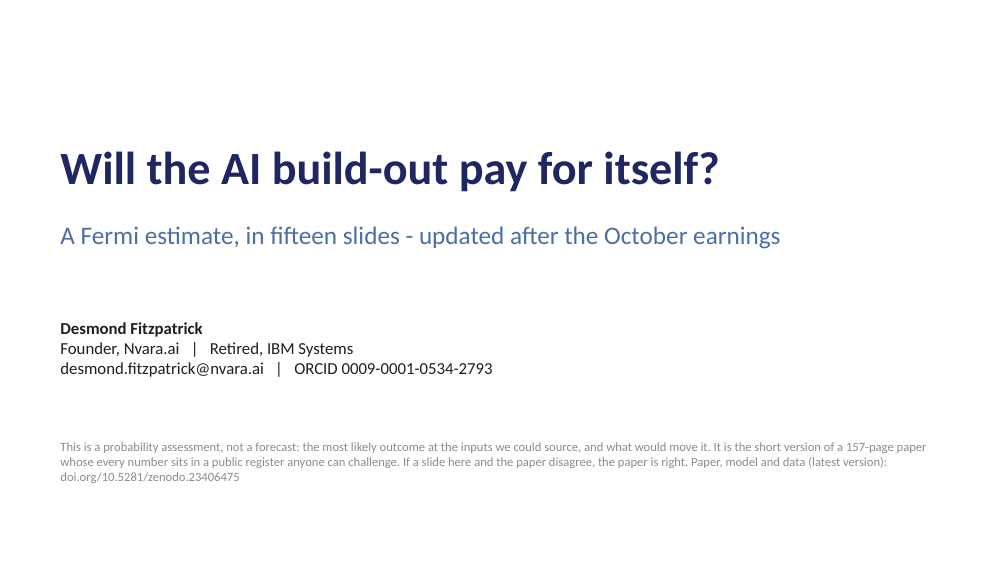
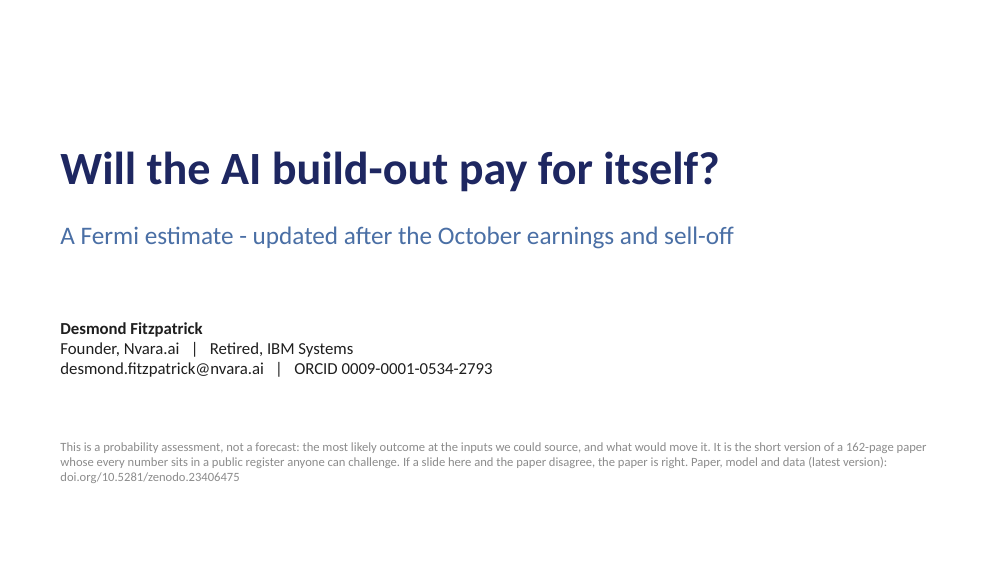
Before and after one commit to desfitz/ai-compute-limits, a slide deck: slide 1 of paper/easy_deck_v29.pptx. Drawn at 1008x567 pixels with LibreOffice and Linux fonts; fonts in the diff are those of the drawing. Boxes give left, top, right and bottom in pixels: in the first picture for what was removed or moved away, otherwise in the second. Text is boxed around its words. In the diff, an @@ line names an element or a change of style, - is before the commit and + after.

```diff
--- a/paper/easy_deck_v29.pptx
+++ b/paper/easy_deck_v29.pptx
@@ text at box(60, 226, 734, 249): text changed @@
-A Fermi estimate, in fifteen slides - updated after the October earnings
+A Fermi estimate - updated after the October earnings and sell-off
@@ text at box(60, 442, 927, 483): text changed @@
-This is a probability assessment, not a forecast: the most likely outcome at the inputs we could source, and what would move it. It is the short version of a 157-page paper whose every number sits in a public register anyone can challenge. If a slide here and the paper disagree, the paper is right. Paper, model and data (latest version): doi.org/10.5281/zenodo.23406475
+This is a probability assessment, not a forecast: the most likely outcome at the inputs we could source, and what would move it. It is the short version of a 162-page paper whose every number sits in a public register anyone can challenge. If a slide here and the paper disagree, the paper is right. Paper, model and data (latest version): doi.org/10.5281/zenodo.23406475
```
Also in this commit, not shown: 2 slides added.
